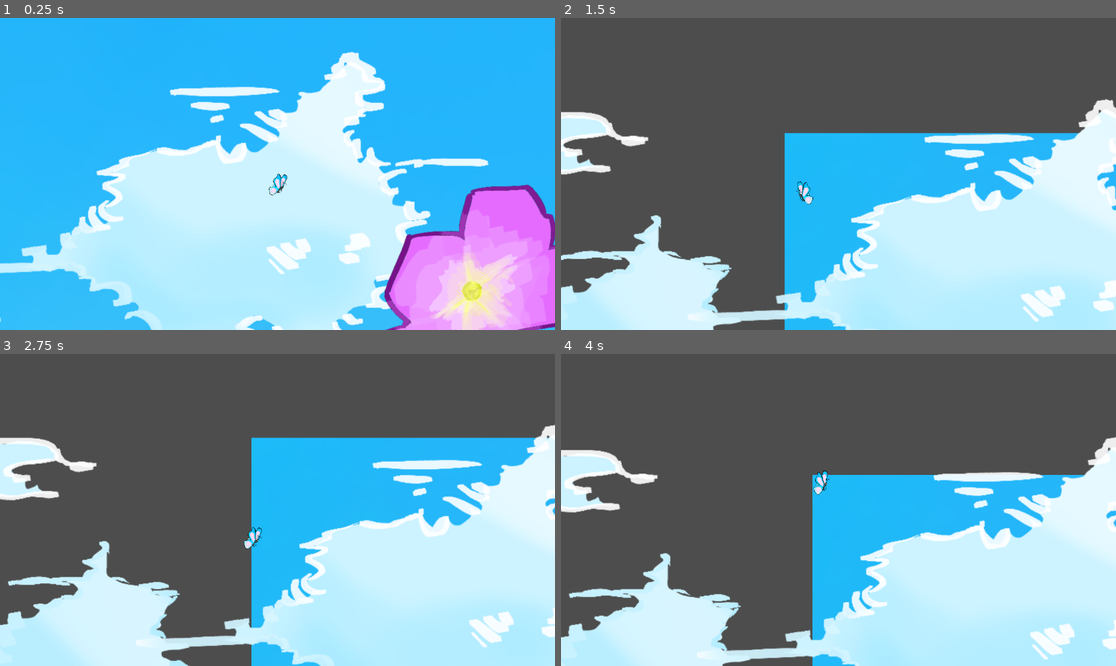
Above: before the commit, frames 1-4 (two rows, left to right).
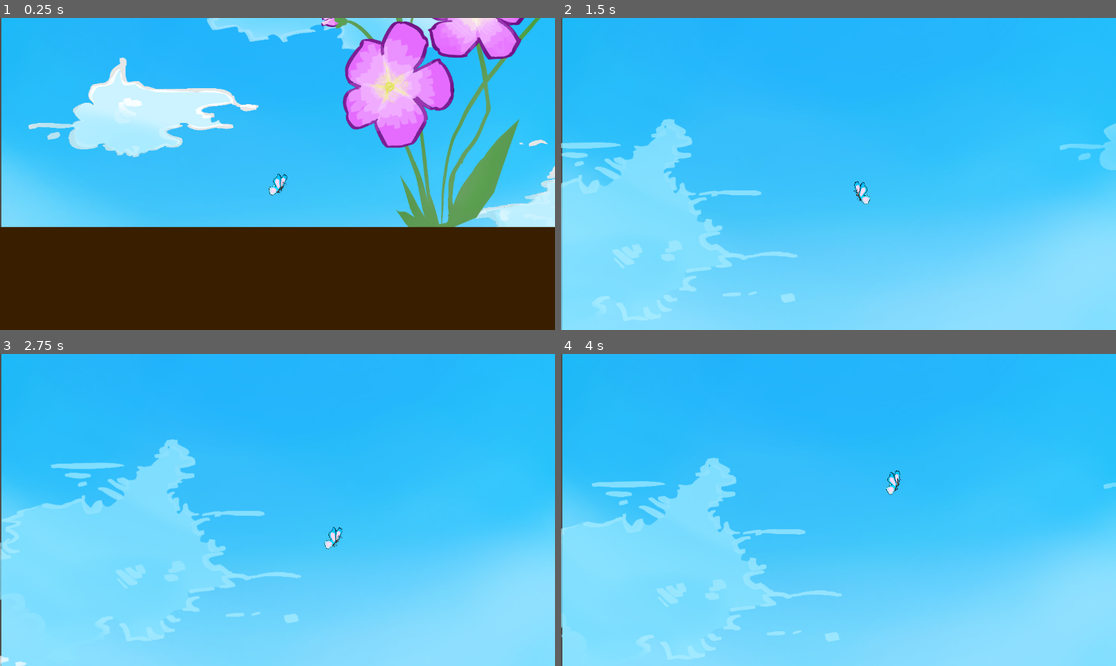
Above: after the commit, the same moments.

Repository: cyberpawwswo/povidlov_game
Game: Godot game, scene res://player/butterfly/test_map.tscn
The game is run twice, just before and just after one commit, with the same random seed, the same clock (stepped at 60 frames per second) and the same inputs. The project has no main scene, so this scene is started directly. The engine's default icon, where the game draws it, is replaced by a stand-in: a white triangle on a blue panel in a dark square.
Inputs (mouse positions are in pixels of both pictures, inside the frame that each line leads up to):
- Up to frame 1 (0.25 s): no input
- Up to frame 2 (1.5 s): tap Enter (ui_accept) at 0.5, 0.77 s; move the mouse to (960, 158) at 0.52 s; hold Right (ui_right) from 0.53 s (still down); click (960, 158) at 0.6 s; move the mouse to (727, 189) at 1.27 s; click (727, 189) at 1.35 s
- Up to frame 3 (2.75 s): tap Enter (ui_accept) at 1.52 s; move the mouse to (333, 441) at 2.02 s; release Right (ui_right) at 2.03 s; hold Left (ui_left) from 2.03 s (still down); click (333, 441) at 2.1 s
- Up to frame 4 (4 s): move the mouse to (810, 572) at 2.77 s; release Left (ui_left) at 2.78 s; hold Right (ui_right) from 2.78 s (still down); click (810, 572) at 2.85 s; tap Enter (ui_accept) at 3.02, 3.77 s; move the mouse to (1005, 556) at 3.52 s; click (1005, 556) at 3.6 s

The runs differ from the first frame. In frame 1, 73% of the frame differs, in the area x 0-100%, y 0-100%; in frame 2, 95%; in frame 3, 91%; in frame 4, 97%.

Commit message:
fix parallax

Diff:
--- a/player/butterfly/flowers/chamomile.tscn
+++ b/player/butterfly/flowers/chamomile.tscn
@@ -9,24 +9,25 @@
 metadata/_custom_type_script = "uid://0jocyet2h7uo"
 
 [node name="Flw" type="Sprite2D" parent="." unique_id=1434307768]
-position = Vector2(171, 465)
+position = Vector2(5.5, -593.5)
 texture = ExtResource("4_kedsi")
 region_enabled = true
 region_rect = Rect2(0, 0, 1033.0166, 1451)
 
 [node name="Flower" parent="." unique_id=2047706209 instance=ExtResource("2_jadqc")]
+position = Vector2(-165.5, -1058.5)
 
 [node name="Flower2" parent="." unique_id=1884232983 instance=ExtResource("2_jadqc")]
-position = Vector2(294, 297)
+position = Vector2(128.5, -761.5)
 
 [node name="Flower3" parent="." unique_id=506738595 instance=ExtResource("2_jadqc")]
-position = Vector2(-3, 571)
+position = Vector2(-168.5, -487.5)
 
 [node name="Flower4" parent="." unique_id=139063344 instance=ExtResource("2_jadqc")]
-position = Vector2(-206, 328)
+position = Vector2(-371.5, -730.5)
 
 [node name="Flower5" parent="." unique_id=885970161 instance=ExtResource("2_jadqc")]
-position = Vector2(282, -60)
+position = Vector2(116.5, -1118.5)
 
 [node name="Flower6" parent="." unique_id=1973367040 instance=ExtResource("2_jadqc")]
-position = Vector2(567, 280)
+position = Vector2(401.5, -778.5)
--- a/player/butterfly/player/butterfly.gd
+++ b/player/butterfly/player/butterfly.gd
@@ -1,7 +1,7 @@
 extends CharacterBody2D
 class_name Butterfly
 
-const SPEED = 100.0
+const SPEED = 500.0
 const JUMP_VELOCITY = -200.0
 
 @onready var animation_spite := $Body
@@ -38,9 +38,9 @@
 	# Handle jump.
 	if Input.is_action_just_pressed("but_fly_up"):
 		tween = create_tween()
-		tween.set_trans(Tween.TRANS_QUINT)
-		tween.tween_property($Camera2D, 'zoom', Vector2(0.95, 0.95), 0.05)
-		tween.tween_property($Camera2D, 'zoom', Vector2(1, 1), 0.1)
+		#tween.set_trans(Tween.TRANS_QUINT)
+		#tween.tween_property($Camera2D, 'zoom', Vector2(0.95, 0.95), 0.05)
+		#tween.tween_property($Camera2D, 'zoom', Vector2(1, 1), 0.1)
 
 		set_frame(0)
 		create_tween().tween_callback(set_frame.bind(1)).set_delay(0.1)
--- a/player/butterfly/test_map.tscn
+++ b/player/butterfly/test_map.tscn
@@ -1,33 +1,80 @@
 [gd_scene format=3 uid="uid://d28gpixrx8jg6"]
 
-[ext_resource type="Texture2D" uid="uid://c2esq17gw4mug" path="res://textures/sky/sk01.png" id="1_on1ns"]
 [ext_resource type="PackedScene" uid="uid://dapbscxj5pqni" path="res://player/butterfly/player/butterfly.tscn" id="2_u3mhw"]
+[ext_resource type="Texture2D" uid="uid://bhvap01ybkbgi" path="res://textures/sky/cloude_sprite/cloude_ground.png" id="3_03xyf"]
 [ext_resource type="PackedScene" uid="uid://buwossh8o61xo" path="res://player/butterfly/flowers/chamomile.tscn" id="3_s2hvg"]
 [ext_resource type="PackedScene" uid="uid://d0d7c0n874qmm" path="res://player/butterfly/frog/frog.tscn" id="4_4c37m"]
 [ext_resource type="Texture2D" uid="uid://de8n3gn35jyw2" path="res://textures/sky/sk0.png" id="4_8ftm8"]
+[ext_resource type="Texture2D" uid="uid://chcdailcte54a" path="res://textures/sky/cloude_sprite/cloude_ground01.png" id="4_prjvx"]
 [ext_resource type="Texture2D" uid="uid://csifpp5v552u" path="res://textures/sky/sk.png" id="5_4c37m"]
+[ext_resource type="Texture2D" uid="uid://byu4op33oay3i" path="res://textures/sky/cloude_sprite/cloude_big02.png" id="9_2soir"]
+[ext_resource type="Texture2D" uid="uid://bh2c0ft35h27f" path="res://textures/sky/cloude_sprite/cloude_small01.png" id="10_cl51e"]
+[ext_resource type="Texture2D" uid="uid://dl8a8f8q1xolf" path="res://textures/sky/cloude_sprite/cloude_small02.png" id="11_dj2he"]
+[ext_resource type="Texture2D" uid="uid://dqcxnmfa0bjmb" path="res://textures/sky/cloude_sprite/cloude_small.png" id="12_jpnwx"]
+[ext_resource type="Texture2D" uid="uid://wjchxmsst46" path="res://textures/sky/cloude_sprite/cloud_big.png" id="13_r81sy"]
+[ext_resource type="Texture2D" uid="uid://dckbh2483ti7n" path="res://textures/sky/cloude_sprite/double_cloude_01.png" id="14_s7hbo"]
+[ext_resource type="Texture2D" uid="uid://c2gjftrs2ccba" path="res://textures/sky/cloude_sprite/sk01.png" id="15_qe2t4"]
+[ext_resource type="Texture2D" uid="uid://d2b1yrs5nvwy" path="res://textures/sky/cloude_sprite/Без имени.png" id="16_s05io"]
+[ext_resource type="Texture2D" uid="uid://d2nmct122ipin" path="res://textures/sky/cloude_big_01.png" id="17_65ik6"]
 
 [sub_resource type="WorldBoundaryShape2D" id="WorldBoundaryShape2D_8ftm8"]
 
 [node name="TestMap" type="Node2D" unique_id=1487573391]
 
-[node name="Parallax2D" type="Parallax2D" parent="." unique_id=1788940893]
-z_index = 1
+[node name="ParallaxBack" type="Parallax2D" parent="." unique_id=1788940893]
+modulate = Color(0.69, 0.9379999, 1, 0.70980394)
+z_index = -1
+scroll_scale = Vector2(0.5, 0.5)
+scroll_offset = Vector2(-2941, 56)
+repeat_size = Vector2(3105.27, 0)
 
-[node name="Sk01" type="Sprite2D" parent="Parallax2D" unique_id=222608850]
-texture_repeat = 2
-position = Vector2(2424, 1073)
-texture = ExtResource("1_on1ns")
-region_enabled = true
-region_rect = Rect2(0, 0, 12046.944, 1238)
+[node name="CloudeSmall03" type="Sprite2D" parent="ParallaxBack" unique_id=1627297169]
+position = Vector2(909, 49)
+texture = ExtResource("11_dj2he")
 
-[node name="Parallax2D2" type="Parallax2D" parent="." unique_id=283648070]
-scale = Vector2(0.7, 0.7)
-scroll_scale = Vector2(0.33, 0.33)
-scroll_offset = Vector2(1840, 592)
-repeat_times = 4
+[node name="DoubleCloude01" type="Sprite2D" parent="ParallaxBack" unique_id=316168823]
+position = Vector2(2522, 404)
+texture = ExtResource("14_s7hbo")
 
-[node name="Sk1" type="Sprite2D" parent="Parallax2D2" unique_id=1903261591]
+[node name="CloudeSmall04" type="Sprite2D" parent="ParallaxBack" unique_id=792384609]
+position = Vector2(-636, 1839)
+texture = ExtResource("10_cl51e")
+
+[node name="ParallaxMidlle" type="Parallax2D" parent="." unique_id=2097402699]
+modulate = Color(1, 1, 1, 0.78039217)
+scroll_scale = Vector2(0.7, 0.7)
+scroll_offset = Vector2(-1196, 535)
+repeat_size = Vector2(2757.51, 0)
+repeat_times = 2
+
+[node name="CloudeSmall" type="Sprite2D" parent="ParallaxMidlle" unique_id=1739551148]
+position = Vector2(-252, 285)
+texture = ExtResource("12_jpnwx")
+
+[node name="CloudBig3" type="Sprite2D" parent="ParallaxMidlle" unique_id=401009080]
+position = Vector2(645.0002, 88.00006)
+scale = Vector2(0.99999994, 0.99999994)
+texture = ExtResource("13_r81sy")
+
+[node name="CloudeMini" type="Sprite2D" parent="ParallaxMidlle" unique_id=1819628462]
+position = Vector2(199, 54)
+texture = ExtResource("16_s05io")
+
+[node name="CloudeSmall03" type="Sprite2D" parent="ParallaxMidlle" unique_id=1927963770]
+position = Vector2(1342.4, 2098)
+texture = ExtResource("10_cl51e")
+
+[node name="CloudeSmall01" type="Sprite2D" parent="ParallaxMidlle" unique_id=988607776]
+position = Vector2(3602.4, 1143)
+texture = ExtResource("10_cl51e")
+
+[node name="ParrallaxForward" type="Parallax2D" parent="." unique_id=283648070]
+scroll_scale = Vector2(0.8, 0.8)
+scroll_offset = Vector2(-3322, 1263)
+repeat_size = Vector2(5377.205, 0)
+
+[node name="Sk1" type="Sprite2D" parent="ParrallaxForward" unique_id=1903261591]
+visible = false
 texture_repeat = 2
 position = Vector2(-3204.2856, 435.71423)
 scale = Vector2(2.1278558, 2.1278558)
@@ -35,24 +82,118 @@
 region_enabled = true
 region_rect = Rect2(0, 0, 9538.267, 1238)
 
-[node name="Sk0" type="Sprite2D" parent="." unique_id=1560337974]
-z_index = -1
-position = Vector2(1876.0002, 901.99994)
-scale = Vector2(1.6873873, 1.4725363)
-texture = ExtResource("5_4c37m")
+[node name="CanvasGroup" type="CanvasGroup" parent="ParrallaxForward" unique_id=2128601345]
+position = Vector2(6.2050776, 16.999998)
+scale = Vector2(0.7, 0.7)
+
+[node name="CloudeSmall04" type="Sprite2D" parent="ParrallaxForward/CanvasGroup" unique_id=580331637]
+position = Vector2(-3222.857, 334.2858)
+scale = Vector2(1.7719771, 1.7719771)
+texture = ExtResource("11_dj2he")
+
+[node name="CloudeGround" type="Sprite2D" parent="ParrallaxForward/CanvasGroup" unique_id=2053343177]
+position = Vector2(109.6275, 97.1427)
+scale = Vector2(1.4285712, 1.4285712)
+texture = ExtResource("3_03xyf")
+
+[node name="CloudeGround2" type="Sprite2D" parent="ParrallaxForward/CanvasGroup" unique_id=175811492]
+position = Vector2(-2666.0864, 245.71411)
+rotation = 3.1415927
+scale = Vector2(0.99999994, -0.99999994)
+texture = ExtResource("3_03xyf")
+
+[node name="CloudeGround01" type="Sprite2D" parent="ParrallaxForward/CanvasGroup" unique_id=707692849]
+texture_repeat = 2
+position = Vector2(-101.42859, -431.42865)
+scale = Vector2(1.3185729, 1.3031385)
+texture = ExtResource("4_prjvx")
+region_enabled = true
+region_rect = Rect2(-530.104, 0, 5381.7593, 1238)
+
+[node name="CloudeSmall2" type="Sprite2D" parent="ParrallaxForward/CanvasGroup" unique_id=981072261]
+position = Vector2(-2370.3726, 494.28552)
+scale = Vector2(1.4285712, 1.4285712)
+texture = ExtResource("12_jpnwx")
+
+[node name="CloudBig" type="Sprite2D" parent="ParrallaxForward/CanvasGroup" unique_id=469467908]
+position = Vector2(1422.4844, 241.42859)
+scale = Vector2(1.4285712, 1.4285712)
+texture = ExtResource("13_r81sy")
+
+[node name="CloudeMini" type="Sprite2D" parent="ParrallaxForward/CanvasGroup" unique_id=828946428]
+position = Vector2(1806.7703, 227.1427)
+scale = Vector2(1.4285713, 1.4285713)
+texture = ExtResource("16_s05io")
+
+[node name="CloudeMini2" type="Sprite2D" parent="ParrallaxForward/CanvasGroup" unique_id=962281563]
+position = Vector2(-5031.4287, 608.5714)
+scale = Vector2(1.4285713, 1.4285713)
+texture = ExtResource("16_s05io")
+
+[node name="CloudeSmall03" type="Sprite2D" parent="ParrallaxForward/CanvasGroup" unique_id=525344407]
+position = Vector2(-1366.0867, -8.571411)
+scale = Vector2(1.4285713, 1.4285713)
+texture = ExtResource("11_dj2he")
 
 [node name="Chamomile" parent="." unique_id=1191199222 instance=ExtResource("3_s2hvg")]
-position = Vector2(1739, 619)
+position = Vector2(1920, 1795)
+scale = Vector2(0.6, 0.6)
 
 [node name="Ground" type="StaticBody2D" parent="." unique_id=1839661695]
+position = Vector2(1840, 1796)
 
 [node name="CollisionShape2D" type="CollisionShape2D" parent="Ground" unique_id=111949248]
-position = Vector2(1593, 1740)
 shape = SubResource("WorldBoundaryShape2D_8ftm8")
+
+[node name="ColorRect" type="ColorRect" parent="Ground" unique_id=1100173172]
+offset_left = -10657.0
+offset_top = -2.0000153
+offset_right = -10617.0
+offset_bottom = 37.999985
+scale = Vector2(500, 7.932)
+color = Color(0.22450691, 0.12090386, 0, 1)
 
 [node name="Frog" parent="." unique_id=1394785451 instance=ExtResource("4_4c37m")]
 visible = false
 position = Vector2(1603, 1518)
 
 [node name="Butterfly" parent="." unique_id=636950088 instance=ExtResource("2_u3mhw")]
-position = Vector2(1332, 374)
+position = Vector2(1585, 1684)
+
+[node name="CloudeBig02" type="Sprite2D" parent="." unique_id=552880642]
+position = Vector2(2573.5, 2892)
+texture = ExtResource("9_2soir")
+
+[node name="CloudeSmall02" type="Sprite2D" parent="." unique_id=1182392792]
+position = Vector2(642.5, 3434)
+texture = ExtResource("11_dj2he")
+
+[node name="CloudBig2" type="Sprite2D" parent="." unique_id=1890981662]
+position = Vector2(3818.5, 3070)
+scale = Vector2(0.99999994, 0.99999994)
+texture = ExtResource("13_r81sy")
+
+[node name="Sk01" type="Sprite2D" parent="." unique_id=598526963]
+position = Vector2(4548, 3463)
+texture = ExtResource("15_qe2t4")
+
+[node name="CloudeMini" type="Sprite2D" parent="." unique_id=1909465168]
+position = Vector2(3372.5, 3036)
+texture = ExtResource("16_s05io")
+
+[node name="CloudeBig01" type="Sprite2D" parent="." unique_id=68891888]
+position = Vector2(-411.5, 3729)
+texture = ExtResource("17_65ik6")
+
+[node name="CloudeSmall2" type="Sprite2D" parent="." unique_id=931551893]
+position = Vector2(488.5, 2965)
+texture = ExtResource("12_jpnwx")
+
+[node name="CanvasLayer" type="CanvasLayer" parent="." unique_id=213750285]
+layer = -2
+
+[node name="Sk0" type="Sprite2D" parent="CanvasLayer" unique_id=1560337974]
+z_index = -4
+position = Vector2(587.50024, 320.24994)
+scale = Vector2(0.52657646, 0.532714)
+texture = ExtResource("5_4c37m")
